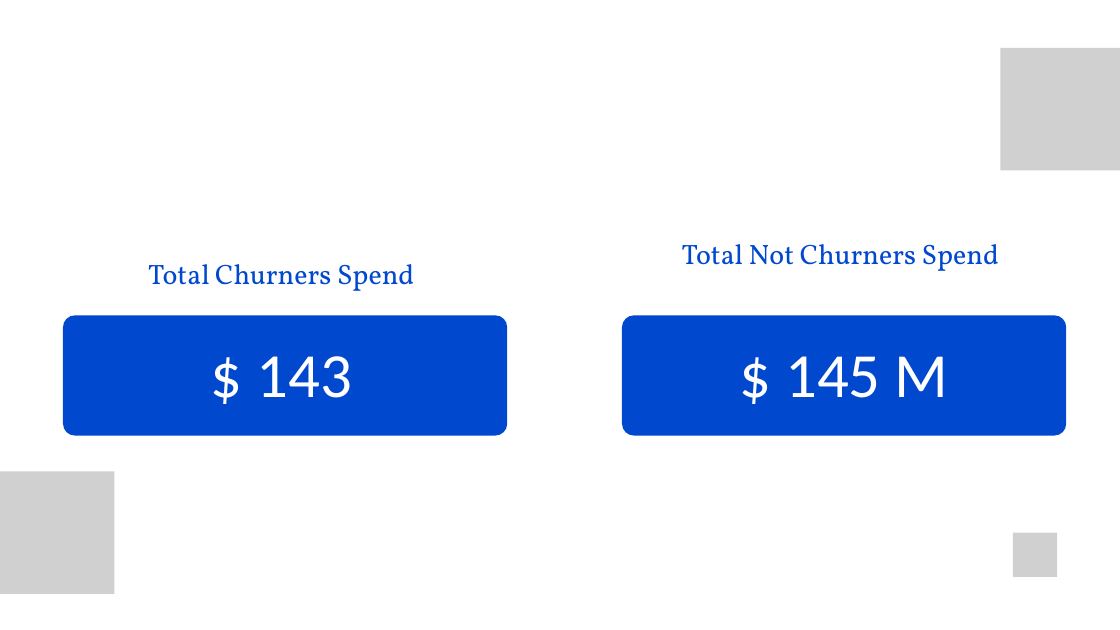
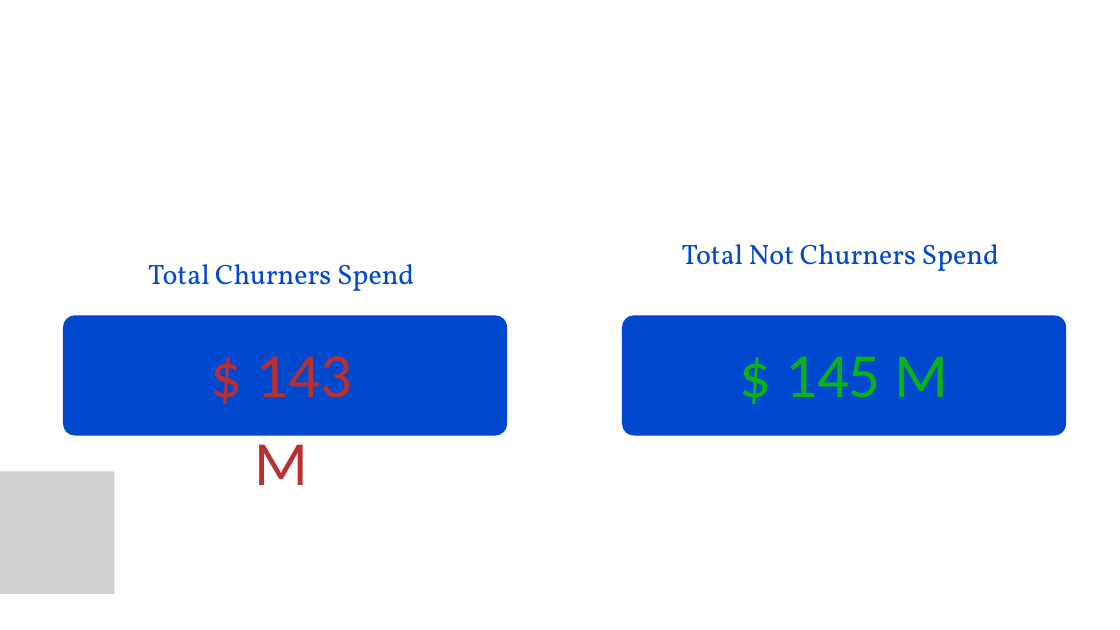
Before and after one commit to Mostafadars/Data-Analysis-DEPI, a slide deck: slide 3 of Customer Churn/Customer Churn Presentation.pptx. Drawn at 1120x630 pixels with LibreOffice and Linux fonts; fonts in the diff are those of the drawing; grey boxes stand for pictures; background and template pictures are left out. Boxes give left, top, right and bottom in pixels: in the first picture for what was removed or moved away, otherwise in the second. Text is boxed around its words. In the diff, an @@ line names an element or a change of style, - is before the commit and + after.

```diff
--- a/Customer Churn/Customer Churn Presentation.pptx
+++ b/Customer Churn/Customer Churn Presentation.pptx
@@ picture removed at [1000,48,1120,170] @@
@@ text "$ 143 M" at [254,356,351,485]: text colour #FFFFFF to #B93030 @@
@@ text "$ 145 M" at [785,356,949,398]: text colour #FFFFFF to #07B413 @@
@@ picture removed at [1013,533,1057,577] @@
@@ picture removed at [1024,544,1046,566] @@
```
Also in this commit, not shown: 7 other slides changed, 9 slides added.
